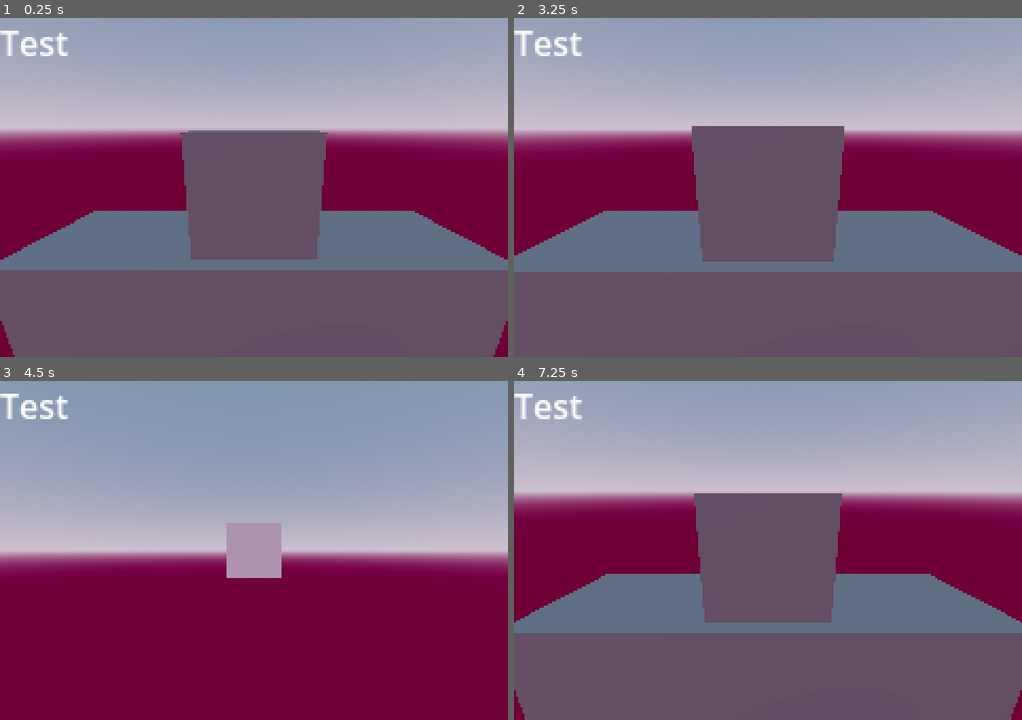
Above: before the commit, frames 1-4 (two rows, left to right).
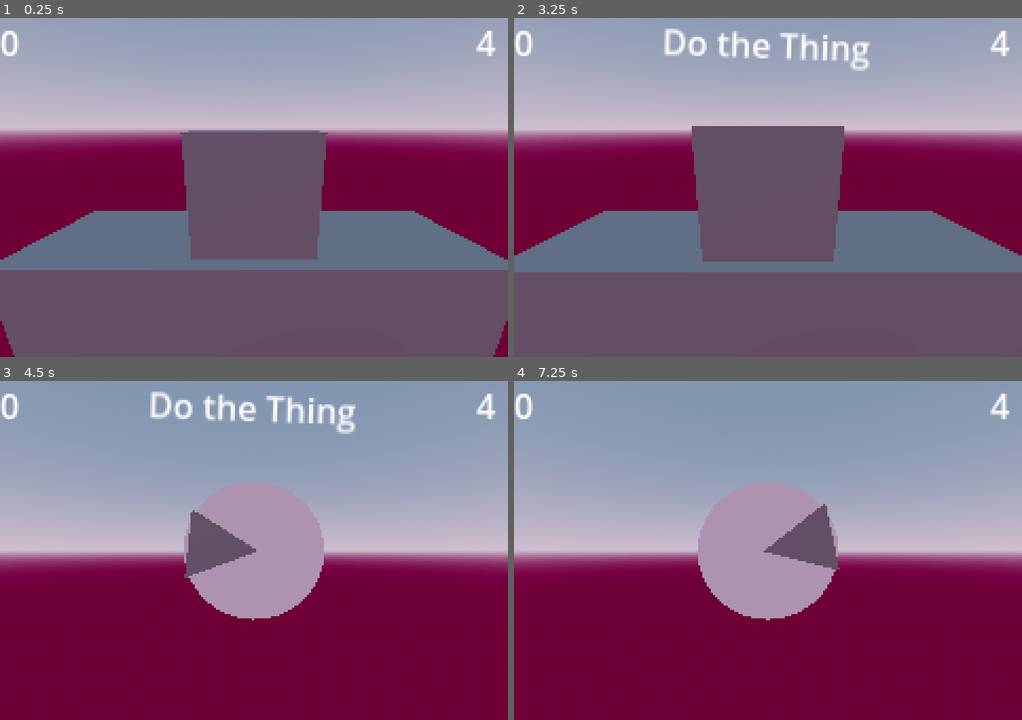
Above: after the commit, the same moments.

Repository: crayonmelon/BossFightGame
Game: Godot game, scene res://Scenes/test.tscn
Same seed, same stepped clock (60 frames per second), same inputs: the game is played once before the commit and once after it.
Inputs (mouse positions are in pixels of both pictures, inside the frame that each line leads up to):
- Up to frame 1 (0.25 s): no input
- Up to frame 2 (3.25 s): move the mouse to (879, 170) at 0.52 s; press the mouse at (879, 170) at 0.53 s; move the mouse to (666, 204) at 1.27 s; release the mouse at (666, 204) at 1.28 s; click (666, 204) at 1.35 s; move the mouse to (818, 112) at 2.02 s; press the mouse at (818, 112) at 2.03 s; move the mouse to (742, 255) at 2.77 s; release the mouse at (742, 255) at 2.78 s; click (742, 255) at 2.85 s
- Up to frame 3 (4.5 s): move the mouse to (406, 601) at 3.52 s; press the mouse at (406, 601) at 3.53 s; move the mouse to (101, 499) at 4.27 s; release the mouse at (101, 499) at 4.28 s; click (101, 499) at 4.35 s
- Up to frame 4 (7.25 s): move the mouse to (793, 550) at 5.02 s; press the mouse at (793, 550) at 5.03 s; move the mouse to (691, 465) at 5.77 s; release the mouse at (691, 465) at 5.78 s; click (691, 465) at 5.85 s; move the mouse to (879, 533) at 6.52 s; press the mouse at (879, 533) at 6.53 s

The runs differ from the first frame. In frame 1, 0.7% of the frame differs, in the area x 0-98%, y 3-12%; in frame 2, 2.2%; in frame 3, 7.8%; in frame 4, 80%, in the area x 0-100%, y 3-100%.

Commit message:
text added to screen choice

Diff:
--- a/Scenes/GAMEMANAGER.tscn
+++ b/Scenes/GAMEMANAGER.tscn
@@ -109,10 +109,18 @@
 
 [node name="CanvasLayer" type="CanvasLayer" parent="."]
 
-[node name="RichTextLabel" type="RichTextLabel" parent="CanvasLayer"]
-offset_right = 40.0
+[node name="points" type="RichTextLabel" parent="CanvasLayer"]
+offset_right = 127.0
+offset_bottom = 30.0
+text = "0
+"
+
+[node name="lives" type="RichTextLabel" parent="CanvasLayer"]
+offset_left = 225.0
+offset_right = 239.0
 offset_bottom = 40.0
-text = "Test"
+text = "4
+"
 
 [node name="LevelArea" type="Node3D" parent="."]
 
--- /dev/null
+++ b/Scenes/Level/Spinner.gd
@@ -0,0 +1,22 @@
+extends StaticBody3D
+
+@export var angle = Vector3.LEFT
+@onready var gameManager = get_node("/root/Gamemanager")
+
+var entered = false
+var spinning = true
+
+var degrees_per_second = 360.0
+
+func _ready():
+	mouse_entered.connect(func() : entered = true)
+	mouse_exited.connect(func() : entered = false)
+
+func _process(delta):
+
+	if spinning:
+		rotate(angle, delta * deg_to_rad(degrees_per_second))
+
+func _input(event):
+	if event.is_action_pressed("interact") && entered:
+		spinning = false
--- a/Scenes/Level/level.tscn
+++ b/Scenes/Level/level.tscn
@@ -1,33 +1,129 @@
-[gd_scene load_steps=7 format=3 uid="uid://buyeook1d50qt"]
+[gd_scene load_steps=10 format=3 uid="uid://buyeook1d50qt"]
 
 [ext_resource type="Script" path="res://Scripts/LevelLogic.gd" id="1_18h8i"]
-[ext_resource type="Script" path="res://Scenes/ClickMe.gd" id="2_6vkgc"]
+[ext_resource type="Script" path="res://Scenes/Level/Spinner.gd" id="2_ockes"]
 
-[sub_resource type="StandardMaterial3D" id="StandardMaterial3D_bjgir"]
-albedo_color = Color(0.505882, 0.584314, 1, 1)
+[sub_resource type="CylinderShape3D" id="CylinderShape3D_iwfxo"]
+height = 0.188739
+radius = 0.543232
 
-[sub_resource type="BoxMesh" id="BoxMesh_dk2p4"]
-material = SubResource("StandardMaterial3D_bjgir")
+[sub_resource type="CylinderMesh" id="CylinderMesh_7f554"]
 
 [sub_resource type="StandardMaterial3D" id="StandardMaterial3D_e3575"]
 
-[sub_resource type="ConcavePolygonShape3D" id="ConcavePolygonShape3D_xfg5h"]
-data = PackedVector3Array(-0.5, 0.5, 0.5, 0.5, 0.5, 0.5, -0.5, -0.5, 0.5, 0.5, 0.5, 0.5, 0.5, -0.5, 0.5, -0.5, -0.5, 0.5, 0.5, 0.5, -0.5, -0.5, 0.5, -0.5, 0.5, -0.5, -0.5, -0.5, 0.5, -0.5, -0.5, -0.5, -0.5, 0.5, -0.5, -0.5, 0.5, 0.5, 0.5, 0.5, 0.5, -0.5, 0.5, -0.5, 0.5, 0.5, 0.5, -0.5, 0.5, -0.5, -0.5, 0.5, -0.5, 0.5, -0.5, 0.5, -0.5, -0.5, 0.5, 0.5, -0.5, -0.5, -0.5, -0.5, 0.5, 0.5, -0.5, -0.5, 0.5, -0.5, -0.5, -0.5, 0.5, 0.5, 0.5, -0.5, 0.5, 0.5, 0.5, 0.5, -0.5, -0.5, 0.5, 0.5, -0.5, 0.5, -0.5, 0.5, 0.5, -0.5, -0.5, -0.5, 0.5, 0.5, -0.5, 0.5, -0.5, -0.5, -0.5, 0.5, -0.5, 0.5, 0.5, -0.5, -0.5, -0.5, -0.5, -0.5)
+[sub_resource type="PrismMesh" id="PrismMesh_ny15e"]
+
+[sub_resource type="Animation" id="Animation_ekn5k"]
+resource_name = "text_anim"
+length = 2.0
+tracks/0/type = "value"
+tracks/0/imported = false
+tracks/0/enabled = true
+tracks/0/path = NodePath("Instructions:rotation")
+tracks/0/interp = 1
+tracks/0/loop_wrap = true
+tracks/0/keys = {
+"times": PackedFloat32Array(0, 0.1, 0.2, 0.3, 0.4, 0.5, 0.6, 0.7, 0.8, 0.9, 1, 1.1, 1.2, 1.3, 1.4, 1.5, 1.6, 1.7, 1.8, 1.9, 2),
+"transitions": PackedFloat32Array(1, 1, 1, 1, 1, 1, 1, 1, 1, 1, 1, 1, 1, 1, 1, 1, 1, 1, 1, 1, 1),
+"update": 1,
+"values": [0.0349066, -0.0349066, 0.0349066, -0.0349066, 0.0349066, -0.0349066, 0.0349066, -0.0349066, 0.0349066, -0.0349066, 0.0349066, -0.0349066, 0.0349066, -0.0349066, 0.0349066, -0.0349066, 0.0349066, -0.0349066, 0.0349066, -0.0349066, 0.0349066]
+}
+tracks/1/type = "value"
+tracks/1/imported = false
+tracks/1/enabled = true
+tracks/1/path = NodePath("Instructions:visible")
+tracks/1/interp = 1
+tracks/1/loop_wrap = true
+tracks/1/keys = {
+"times": PackedFloat32Array(0, 2),
+"transitions": PackedFloat32Array(1, 1),
+"update": 1,
+"values": [true, false]
+}
+
+[sub_resource type="Animation" id="Animation_h347q"]
+length = 0.001
+tracks/0/type = "value"
+tracks/0/imported = false
+tracks/0/enabled = true
+tracks/0/path = NodePath("Instructions:rotation")
+tracks/0/interp = 1
+tracks/0/loop_wrap = true
+tracks/0/keys = {
+"times": PackedFloat32Array(0),
+"transitions": PackedFloat32Array(1),
+"update": 0,
+"values": [0.0]
+}
+tracks/1/type = "value"
+tracks/1/imported = false
+tracks/1/enabled = true
+tracks/1/path = NodePath("Instructions:visible")
+tracks/1/interp = 1
+tracks/1/loop_wrap = true
+tracks/1/keys = {
+"times": PackedFloat32Array(0),
+"transitions": PackedFloat32Array(1),
+"update": 1,
+"values": [true]
+}
+
+[sub_resource type="AnimationLibrary" id="AnimationLibrary_ivwv2"]
+_data = {
+"RESET": SubResource("Animation_h347q"),
+"text_anim": SubResource("Animation_ekn5k")
+}
 
 [node name="Level" type="Node3D"]
+process_mode = 3
 transform = Transform3D(1, 0, 0, 0, 1, 0, 0, 0, 1, 0, 0, -4)
 script = ExtResource("1_18h8i")
 
-[node name="MeshInstance3D" type="MeshInstance3D" parent="."]
-mesh = SubResource("BoxMesh_dk2p4")
+[node name="GameContainer" type="Node3D" parent="."]
+process_mode = 1
+
+[node name="StaticBody3D" type="StaticBody3D" parent="GameContainer"]
+transform = Transform3D(1, 0, 0, 0, -4.37114e-08, 1, 0, -1, -4.37114e-08, 0, 0, 2.64383)
+script = ExtResource("2_ockes")
+angle = Vector3(0, 0, 1)
+
+[node name="CollisionShape3D" type="CollisionShape3D" parent="GameContainer/StaticBody3D"]
+shape = SubResource("CylinderShape3D_iwfxo")
+
+[node name="Spinner" type="MeshInstance3D" parent="GameContainer/StaticBody3D"]
+transform = Transform3D(1.15487, 0, 0, 0, 0.0418184, 2.59348e-13, 0, 0, 1.13086, 0, 0, 0)
+mesh = SubResource("CylinderMesh_7f554")
 skeleton = NodePath("")
 surface_material_override/0 = SubResource("StandardMaterial3D_e3575")
 
-[node name="StaticBody3D" type="StaticBody3D" parent="MeshInstance3D"]
-script = ExtResource("2_6vkgc")
-
-[node name="CollisionShape3D" type="CollisionShape3D" parent="MeshInstance3D/StaticBody3D"]
-shape = SubResource("ConcavePolygonShape3D_xfg5h")
+[node name="triangle" type="MeshInstance3D" parent="GameContainer/StaticBody3D/Spinner"]
+transform = Transform3D(-2.19187e-08, -0.501442, 0, -8.57344e-07, 3.74757e-14, -2.30506, 0.501442, -2.19187e-08, -2.57596e-09, 0.2172, 0, 0)
+mesh = SubResource("PrismMesh_ny15e")
+skeleton = NodePath("../../..")
 
 [node name="Camera3D" type="Camera3D" parent="."]
 transform = Transform3D(1, 0, 0, 0, 1, 0, 0, 0, 1, 0, 0, 4.49858)
+
+[node name="CanvasLayer" type="CanvasLayer" parent="."]
+
+[node name="Instructions" type="RichTextLabel" parent="CanvasLayer"]
+anchors_preset = 15
+anchor_right = 1.0
+anchor_bottom = 1.0
+offset_top = 1.0
+offset_bottom = 1.0
+grow_horizontal = 2
+grow_vertical = 2
+pivot_offset = Vector2(120, 12)
+size_flags_horizontal = 3
+size_flags_vertical = 6
+bbcode_enabled = true
+text = "[center]Do the Thing
+"
+scroll_active = false
+
+[node name="AnimationPlayer" type="AnimationPlayer" parent="CanvasLayer"]
+process_mode = 3
+libraries = {
+"": SubResource("AnimationLibrary_ivwv2")
+}
--- a/Scenes/Level/level2.tscn
+++ b/Scenes/Level/level2.tscn
@@ -14,9 +14,73 @@
 [sub_resource type="ConcavePolygonShape3D" id="ConcavePolygonShape3D_xfg5h"]
 data = PackedVector3Array(-0.5, 0.5, 0.5, 0.5, 0.5, 0.5, -0.5, -0.5, 0.5, 0.5, 0.5, 0.5, 0.5, -0.5, 0.5, -0.5, -0.5, 0. …(500 unchanged characters)…
 
+[sub_resource type="Animation" id="Animation_ekn5k"]
+resource_name = "text_anim"
+length = 2.0
+tracks/0/type = "value"
+tracks/0/imported = false
+tracks/0/enabled = true
+tracks/0/path = NodePath("Instructions:rotation")
+tracks/0/interp = 1
+tracks/0/loop_wrap = true
+tracks/0/keys = {
+"times": PackedFloat32Array(0, 0.1, 0.2, 0.3, 0.4, 0.5, 0.6, 0.7, 0.8, 0.9, 1, 1.1, 1.2, 1.3, 1.4, 1.5, 1.6, 1.7, 1.8, 1.9, 2),
+"transitions": PackedFloat32Array(1, 1, 1, 1, 1, 1, 1, 1, 1, 1, 1, 1, 1, 1, 1, 1, 1, 1, 1, 1, 1),
+"update": 1,
+"values": [0.0349066, -0.0349066, 0.0349066, -0.0349066, 0.0349066, -0.0349066, 0.0349066, -0.0349066, 0.0349066, -0.0349066, 0.0349066, -0.0349066, 0.0349066, -0.0349066, 0.0349066, -0.0349066, 0.0349066, -0.0349066, 0.0349066, -0.0349066, 0.0349066]
+}
+tracks/1/type = "value"
+tracks/1/imported = false
+tracks/1/enabled = true
+tracks/1/path = NodePath("Instructions:visible")
+tracks/1/interp = 1
+tracks/1/loop_wrap = true
+tracks/1/keys = {
+"times": PackedFloat32Array(0, 2),
+"transitions": PackedFloat32Array(1, 1),
+"update": 1,
+"values": [true, false]
+}
+
+[sub_resource type="Animation" id="Animation_h347q"]
+length = 0.001
+tracks/0/type = "value"
+tracks/0/imported = false
+tracks/0/enabled = true
+tracks/0/path = NodePath("Instructions:rotation")
+tracks/0/interp = 1
+tracks/0/loop_wrap = true
+tracks/0/keys = {
+"times": PackedFloat32Array(0),
+"transitions": PackedFloat32Array(1),
+"update": 0,
+"values": [0.0]
+}
+tracks/1/type = "value"
+tracks/1/imported = false
+tracks/1/enabled = true
+tracks/1/path = NodePath("Instructions:visible")
+tracks/1/interp = 1
+tracks/1/loop_wrap = true
+tracks/1/keys = {
+"times": PackedFloat32Array(0),
+"transitions": PackedFloat32Array(1),
+"update": 1,
+"values": [true]
+}
+
+[sub_resource type="AnimationLibrary" id="AnimationLibrary_ivwv2"]
+_data = {
+"RESET": SubResource("Animation_h347q"),
+"text_anim": SubResource("Animation_ekn5k")
+}
+
 [node name="Level" type="Node3D"]
 transform = Transform3D(1, 0, 0, 0, 1, 0, 0, 0, 1, 0, 0, -4)
 script = ExtResource("1_a3ecm")
+
+[node name="GameContainer" type="Node3D" parent="."]
+process_mode = 1
 
 [node name="MeshInstance3D" type="MeshInstance3D" parent="."]
 transform = Transform3D(1, 0, 0, 0, 1, 0, 0, 0, 1, 2, 2, 0)
@@ -33,3 +97,26 @@
 [node name="Camera3D" type="Camera3D" parent="."]
 transform = Transform3D(1, 0, 0, 0, 1, 0, 0, 0, 1, 0, 0, 4.49858)
 current = true
+
+[node name="CanvasLayer" type="CanvasLayer" parent="."]
+
+[node name="Instructions" type="RichTextLabel" parent="CanvasLayer"]
+anchors_preset = 15
+anchor_right = 1.0
+anchor_bottom = 1.0
+offset_top = 1.0
+offset_bottom = 1.0
+grow_horizontal = 2
+grow_vertical = 2
+pivot_offset = Vector2(120, 12)
+size_flags_horizontal = 3
+size_flags_vertical = 6
+bbcode_enabled = true
+text = "[center]Do the Thing
+"
+scroll_active = false
+
+[node name="AnimationPlayer" type="AnimationPlayer" parent="CanvasLayer"]
+libraries = {
+"": SubResource("AnimationLibrary_ivwv2")
+}
--- a/Scenes/Level/level3.tscn
+++ b/Scenes/Level/level3.tscn
@@ -14,9 +14,73 @@
 [sub_resource type="ConcavePolygonShape3D" id="ConcavePolygonShape3D_xfg5h"]
 data = PackedVector3Array(-0.5, 0.5, 0.5, 0.5, 0.5, 0.5, -0.5, -0.5, 0.5, 0.5, 0.5, 0.5, 0.5, -0.5, 0.5, -0.5, -0.5, 0. …(500 unchanged characters)…
 
+[sub_resource type="Animation" id="Animation_ekn5k"]
+resource_name = "text_anim"
+length = 2.0
+tracks/0/type = "value"
+tracks/0/imported = false
+tracks/0/enabled = true
+tracks/0/path = NodePath("Instructions:rotation")
+tracks/0/interp = 1
+tracks/0/loop_wrap = true
+tracks/0/keys = {
+"times": PackedFloat32Array(0, 0.1, 0.2, 0.3, 0.4, 0.5, 0.6, 0.7, 0.8, 0.9, 1, 1.1, 1.2, 1.3, 1.4, 1.5, 1.6, 1.7, 1.8, 1.9, 2),
+"transitions": PackedFloat32Array(1, 1, 1, 1, 1, 1, 1, 1, 1, 1, 1, 1, 1, 1, 1, 1, 1, 1, 1, 1, 1),
+"update": 1,
+"values": [0.0349066, -0.0349066, 0.0349066, -0.0349066, 0.0349066, -0.0349066, 0.0349066, -0.0349066, 0.0349066, -0.0349066, 0.0349066, -0.0349066, 0.0349066, -0.0349066, 0.0349066, -0.0349066, 0.0349066, -0.0349066, 0.0349066, -0.0349066, 0.0349066]
+}
+tracks/1/type = "value"
+tracks/1/imported = false
+tracks/1/enabled = true
+tracks/1/path = NodePath("Instructions:visible")
+tracks/1/interp = 1
+tracks/1/loop_wrap = true
+tracks/1/keys = {
+"times": PackedFloat32Array(0, 2),
+"transitions": PackedFloat32Array(1, 1),
+"update": 1,
+"values": [true, false]
+}
+
+[sub_resource type="Animation" id="Animation_h347q"]
+length = 0.001
+tracks/0/type = "value"
+tracks/0/imported = false
+tracks/0/enabled = true
+tracks/0/path = NodePath("Instructions:rotation")
+tracks/0/interp = 1
+tracks/0/loop_wrap = true
+tracks/0/keys = {
+"times": PackedFloat32Array(0),
+"transitions": PackedFloat32Array(1),
+"update": 0,
+"values": [0.0]
+}
+tracks/1/type = "value"
+tracks/1/imported = false
+tracks/1/enabled = true
+tracks/1/path = NodePath("Instructions:visible")
+tracks/1/interp = 1
+tracks/1/loop_wrap = true
+tracks/1/keys = {
+"times": PackedFloat32Array(0),
+"transitions": PackedFloat32Array(1),
+"update": 1,
+"values": [true]
+}
+
+[sub_resource type="AnimationLibrary" id="AnimationLibrary_ivwv2"]
+_data = {
+"RESET": SubResource("Animation_h347q"),
+"text_anim": SubResource("Animation_ekn5k")
+}
+
 [node name="Level" type="Node3D"]
 transform = Transform3D(1, 0, 0, 0, 1, 0, 0, 0, 1, 0, 0, -4)
 script = ExtResource("1_jxpvm")
+
+[node name="GameContainer" type="Node3D" parent="."]
+process_mode = 1
 
 [node name="MeshInstance3D" type="MeshInstance3D" parent="."]
 mesh = SubResource("BoxMesh_dk2p4")
@@ -32,3 +96,26 @@
 [node name="Camera3D" type="Camera3D" parent="."]
 transform = Transform3D(1, 0, 0, 0, 1, 0, 0, 0, 1, 0, 0, 4.49858)
 current = true
+
+[node name="CanvasLayer" type="CanvasLayer" parent="."]
+
+[node name="Instructions" type="RichTextLabel" parent="CanvasLayer"]
+anchors_preset = 15
+anchor_right = 1.0
+anchor_bottom = 1.0
+offset_top = 1.0
+offset_bottom = 1.0
+grow_horizontal = 2
+grow_vertical = 2
+pivot_offset = Vector2(120, 12)
+size_flags_horizontal = 3
+size_flags_vertical = 6
+bbcode_enabled = true
+text = "[center]Do the Thing
+"
+scroll_active = false
+
+[node name="AnimationPlayer" type="AnimationPlayer" parent="CanvasLayer"]
+libraries = {
+"": SubResource("AnimationLibrary_ivwv2")
+}
--- a/Scripts/GameManager.gd
+++ b/Scripts/GameManager.gd
@@ -3,9 +3,13 @@
 
 @export var testing = true
 
+#Score
 @export var lives = 4
 @export var points = 0
+@export var difficulty = 0
 
+@onready var points_text = $CanvasLayer/points
+@onready var lives_text = $CanvasLayer/lives
 
 @export var LEVELS: Array[Resource]
 
@@ -19,22 +23,30 @@
 @onready var transition_camera = $LevelArea/transitionContainer/SubViewport/TransitionCamera
 @onready var transition_container = $LevelArea/transitionContainer
 
+
+
 var level_camera
-
 var transition_time = 3
 
 func _ready():
 	if !testing:
 		_transisition()
-	pass
+
+	else:
+		main_camera.current = false
+		transition_camera.current = false
+
 
 func _transisition():
+
+	points_text.text = str(points)
+	lives_text.text = str(lives)
 
 	print("anim")
 
 	if level_container.get_child_count() > 0:
+		_camera_transition_effect(camera.MAIN)
 		level_container.get_child(0).queue_free()
-		_camera_transition_effect(camera.MAIN)
 
 	else:
 		_change_camera(camera.MAIN)
--- a/Scripts/LevelLogic.gd
+++ b/Scripts/LevelLogic.gd
@@ -1,17 +1,24 @@
 class_name Level
+extends Node3D
 
-extends Node3D
+@export var level_time = 5
 
 @onready var gameManager = get_node("/root/Gamemanager")
 @onready var timer = Timer.new()
 
+@onready var instructions_anim = $CanvasLayer/AnimationPlayer
+@onready var game_container = $GameContainer
+
 enum STATE {OPENING ,PLAYING, FAILED, WON}
 var current_state = STATE.OPENING
-
-var level_time = 3
+var difficulty
 
 func _ready():
+	#pause
+	instructions_anim.play("text_anim")
+	await instructions_anim.animation_finished
 
+	#unpause
 	current_state = STATE.PLAYING
 	timer.timeout.connect(_lose)
 	timer.wait_time = level_time
Not shown: 1 places in Scenes/Level/level2.tscn that only renumber resources
Not shown: 1 places in Scenes/Level/level3.tscn that only renumber resources
